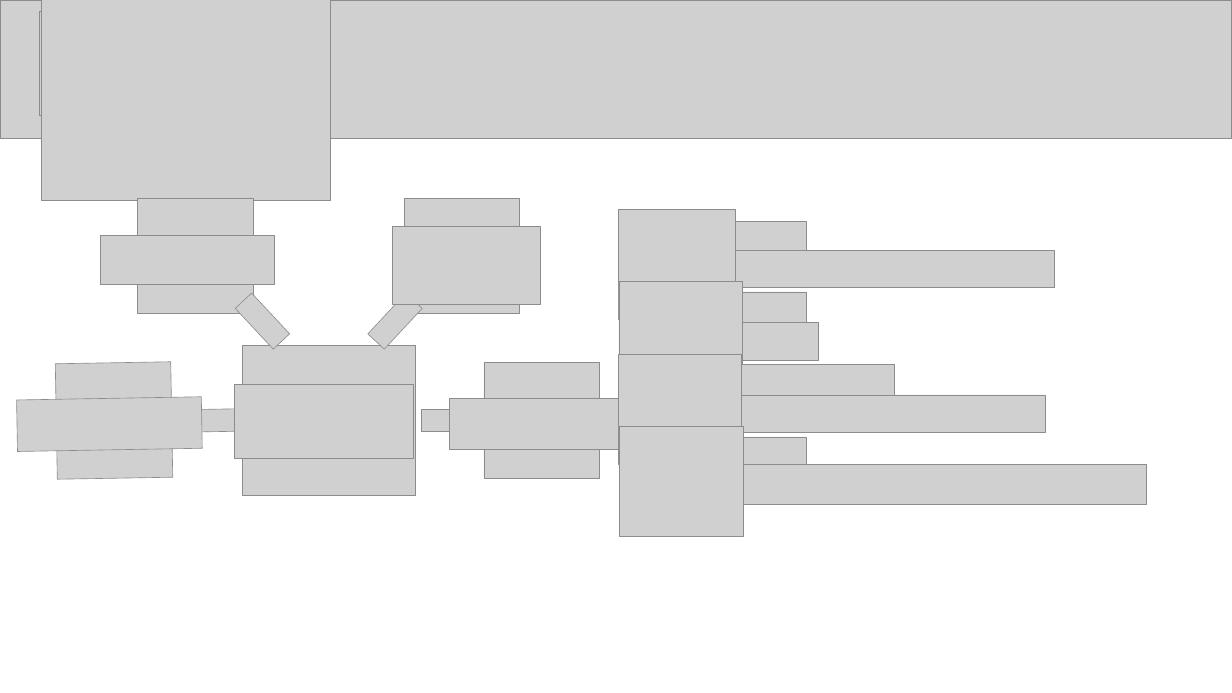
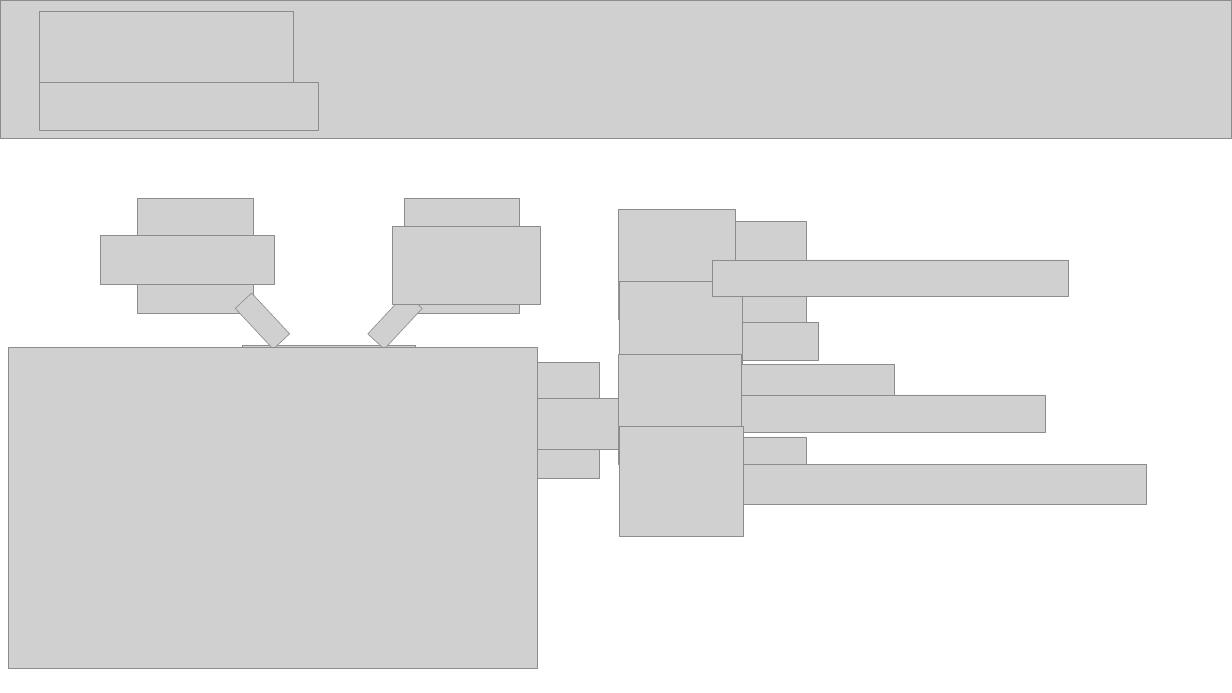
Before and after one commit to JunRock/3Grade, a slide deck: slide 12 of 2학기/캡스톤디자인/캡스톤디자인_20194014_신유승_20194009_이준석.pptx. Drawn at 1232x693 pixels with LibreOffice and Linux fonts; fonts in the diff are those of the drawing; grey boxes stand for pictures; background and template pictures are left out. Boxes give left, top, right and bottom in pixels: in the first picture for what was removed or moved away, otherwise in the second. Text is boxed around its words. In the diff, an @@ line names an element or a change of style, - is before the commit and + after.

```diff
--- a/2학기/캡스톤디자인/캡스톤디자인_20194014_신유승_20194009_이준석.pptx
+++ b/2학기/캡스톤디자인/캡스톤디자인_20194014_신유승_20194009_이준석.pptx
@@ picture removed at (41, 0, 330, 201) @@
@@ picture added at (39, 83, 318, 131) @@
@@ picture: place and size @@
-picture at (713, 250, 1055, 288)
+picture at (713, 260, 1068, 296)
@@ picture added at (9, 347, 537, 668) @@
@@ picture removed at (55, 362, 172, 479) @@
@@ picture removed at (234, 384, 413, 459) @@
@@ picture removed at (17, 397, 202, 452) @@
@@ picture removed at (183, 409, 239, 432) @@
@@ picture removed at (421, 409, 477, 431) @@
```
Also in this commit, not shown: 2 other files.
